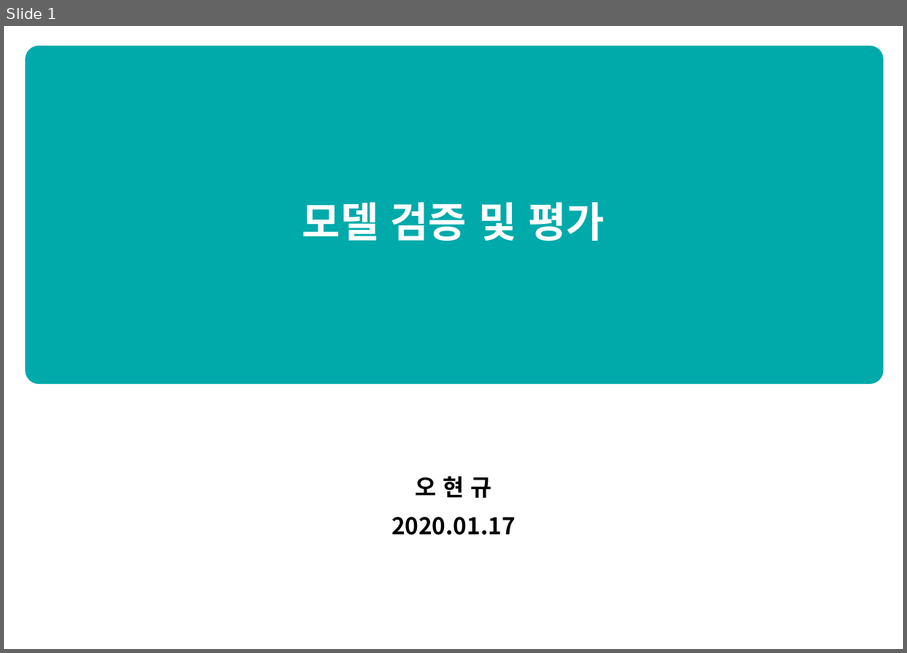
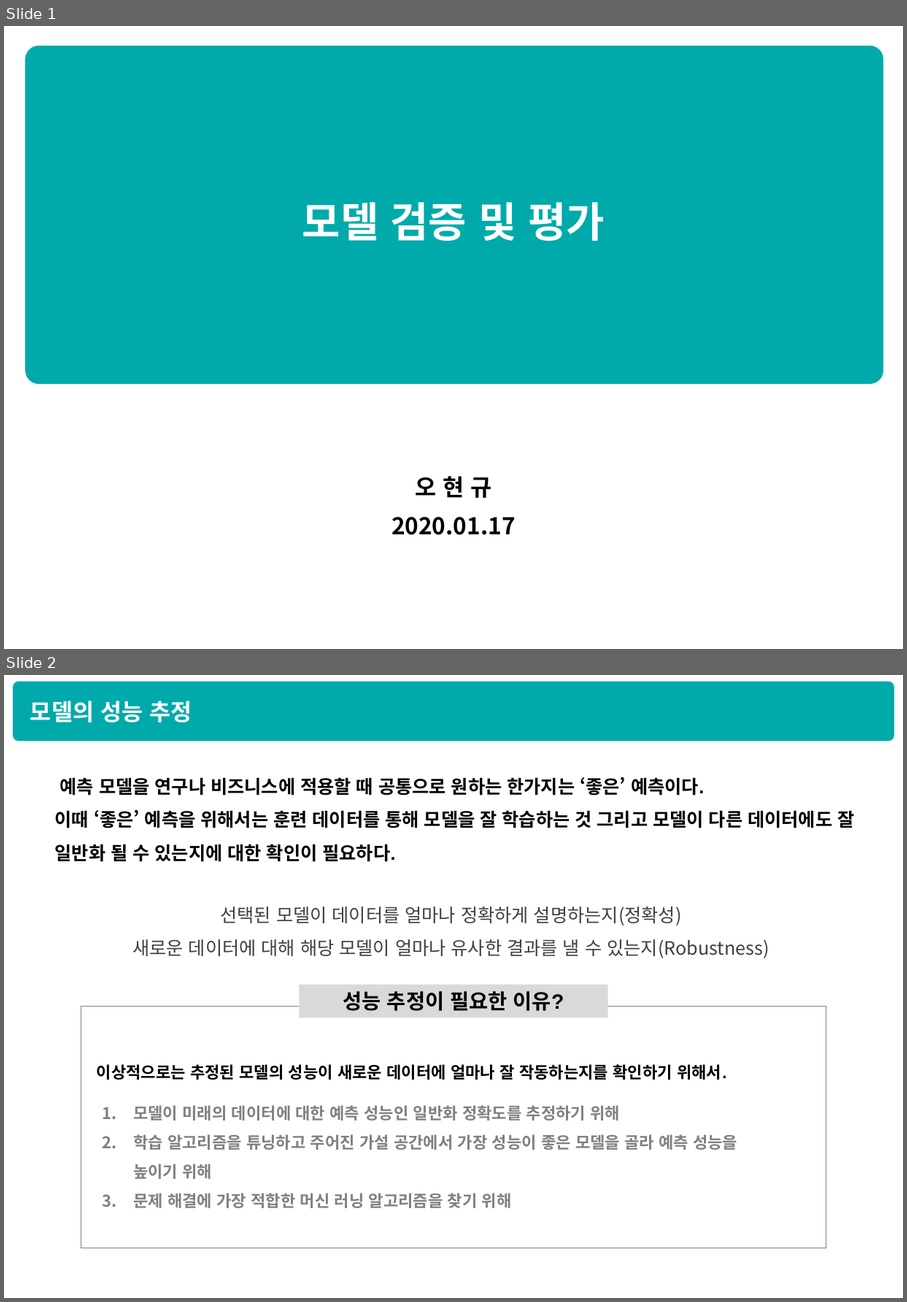
Before and after one commit to HyunQQ/analysis, a slide deck: 모델검증_평가_정리.pptx. Shown one above the other, each under a label of ours: slide 1 before the commit, slides 1 and 2 after it. The pictures are 907x653 and 907x1302 pixels, drawn with LibreOffice and Linux fonts; fonts in the diff are those of the drawing. Boxes give left, top, right and bottom in pixels: in the first picture for what was removed or moved away, otherwise in the second. Text is boxed around its words. In the diff, an @@ line names an element or a change of style, - is before the commit and + after.

```diff
--- a/모델검증_평가_정리.pptx
+++ b/모델검증_평가_정리.pptx
@@ slide 2 added at (4, 675, 903, 1298), background #FFFFFF @@
@@ rounded rectangle added at (13, 682, 895, 741), fill #00AAAA @@
@@ text added at (30, 701, 192, 722), 20 pt, text #FFFFFF, bold @@
+모델의 성능 추정
@@ text added at (55, 776, 854, 862), 16 pt, text #000000, bold @@
+예측 모델을 연구나 비즈니스에 적용할 때 공통으로 원하는 한가지는 ‘좋은’ 예측이다.
+이때 ‘좋은’ 예측을 위해서는 훈련 데이터를 통해 모델을 잘 학습하는 것 그리고 모델이 다른 데이터에도 잘 일반화 될 수 있는지에 대한 확인이 필요하다.
@@ text added at (132, 906, 769, 958), 16 pt, text #404040 @@
+선택된 모델이 데이터를 얼마나 정확하게 설명하는지(정확성)
+새로운 데이터에 대해 해당 모델이 얼마나 유사한 결과를 낼 수 있는지(Robustness)
@@ rectangle added at (300, 984, 608, 1017), fill #D9D9D9, 18 pt, text #000000, bold @@
+성능 추정이 필요한 이유?
@@ rectangle added at (81, 1006, 827, 1248), outline #808080 1 pt @@
@@ text added at (97, 1064, 727, 1079), 14 pt, text #000000, bold @@
+이상적으로는 추정된 모델의 성능이 새로운 데이터에 얼마나 잘 작동하는지를 확인하기 위해서.
@@ text added at (133, 1105, 738, 1208), 14 pt, text #808080, bold @@
+1. 모델이 미래의 데이터에 대한 예측 성능인 일반화 정확도를 추정하기 위해
+2. 학습 알고리즘을 튜닝하고 주어진 가설 공간에서 가장 성능이 좋은 모델을 골라 예측 성능을 높이기 위해
+3. 문제 해결에 가장 적합한 머신 러닝 알고리즘을 찾기 위해
```
Also in this commit, not shown: 1 slide changed, 8 other slides added, 1 slide removed.
